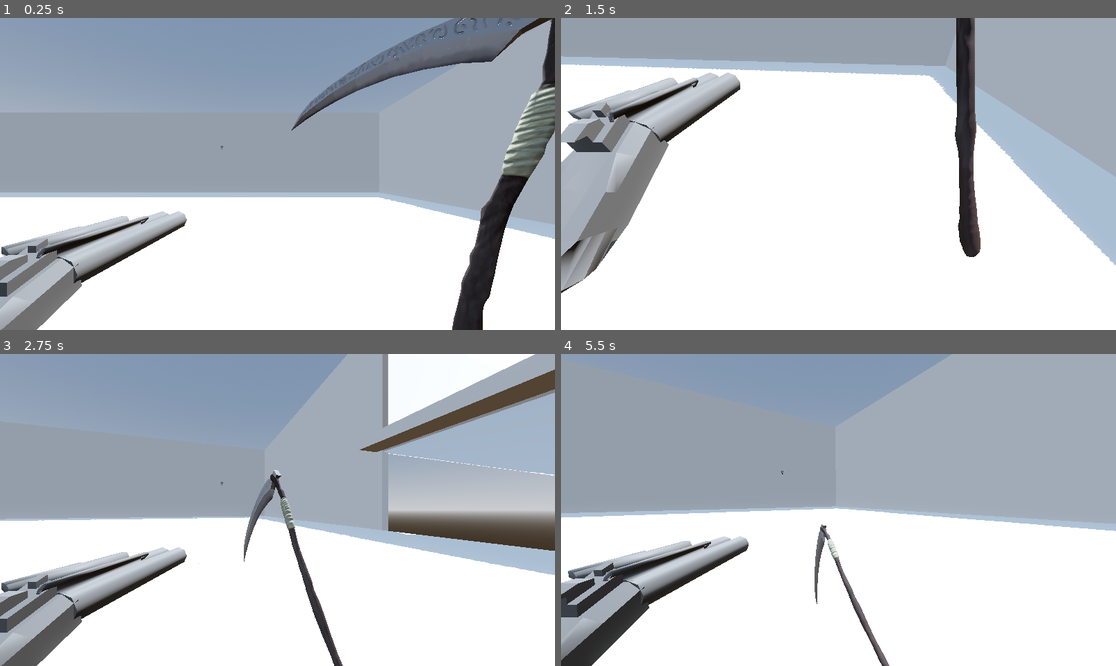
Above: before the commit, frames 1-4 (two rows, left to right).
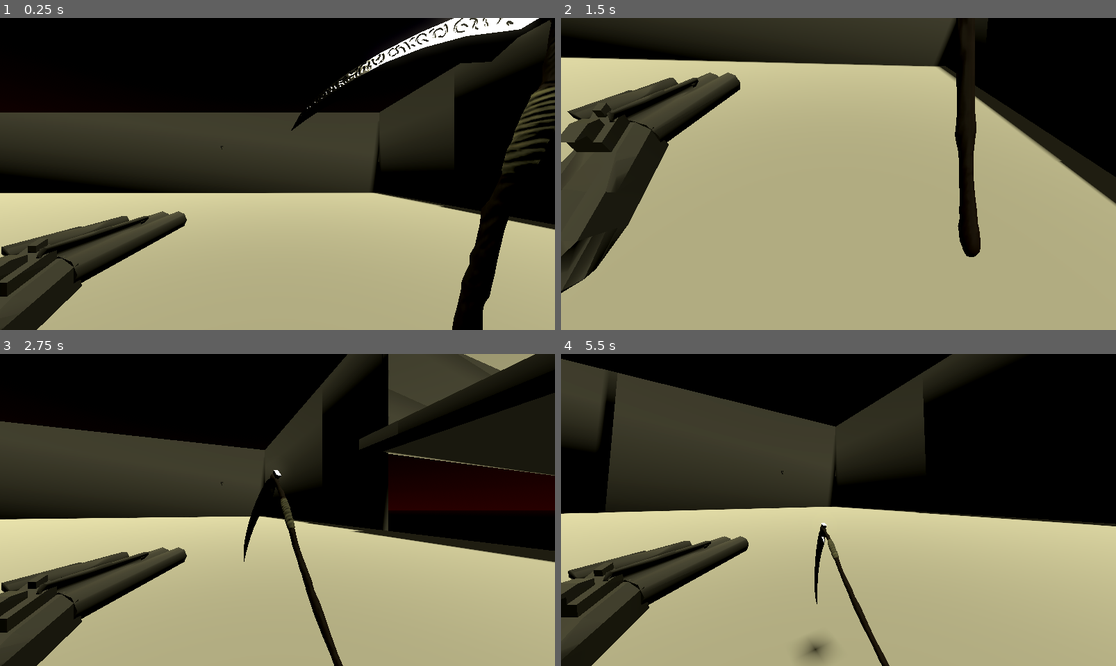
Above: after the commit, the same moments.

Repository: SeminixDev/pandora-boomer-shooter
Game: Godot game, scene res://World/world.tscn
Two runs of this game, one before a commit and one after it. Both use one fixed random seed, a clock stepped at 60 frames per second and the inputs below.
Inputs:
- Up to frame 1 (0.25 s): no input
- Up to frame 2 (1.5 s): hold Right (right1) 0.53-1.28 s; hold S (down2) 0.53-1.28 s; hold Down (down1) from 1.28 s (still down); tap A (left2) at 1.35 s
- Up to frame 3 (2.75 s): release Down (down1) at 2.03 s; hold Right (right1) from 2.03 s (still down); hold D (right2) from 2.03 s (still down)
- Up to frame 4 (5.5 s): release Right (right1) at 2.78 s; release D (right2) at 2.78 s; hold Up (up1) 2.78-3.53 s; tap W (up2) at 2.85 s; hold S (down2) 3.53-4.28 s; hold Left (left1) 3.53-5.03 s; tap A (left2) at 4.35 s; hold Down (down1) from 5.03 s (still down); hold D (right2) from 5.03 s (still down)

The runs differ from the first frame. In frame 1, 100% of the frame differs, in the area x 0-100%, y 0-100%; in frame 2, 100%; in frame 3, 100%; in frame 4, 100%.

Commit message:
Improve world environment

Diff:
--- a/Enemy/base_enemy.tscn
+++ b/Enemy/base_enemy.tscn
@@ -25,7 +25,7 @@
 
 [node name="AggroArea" type="Area3D" parent="." unique_id=305742766]
 unique_name_in_owner = true
-transform = Transform3D(30, 0, 0, 0, 30, 0, 0, 0, 30, 0, 0, 0)
+transform = Transform3D(100, 0, 0, 0, 100, 0, 0, 0, 100, 0, 0, 0)
 collision_layer = 0
 collision_mask = 2
 
--- a/Enemy/leaper_enemy.tscn
+++ b/Enemy/leaper_enemy.tscn
@@ -15,9 +15,6 @@
 leap_damage = 25
 telegraph_duration = 0.7
 attack_cooldown = 4.0
-
-[node name="AggroArea" parent="." index="1" unique_id=305742766]
-transform = Transform3D(40, 0, 0, 0, 40, 0, 0, 0, 40, 0, 0, 0)
 
 [node name="CollisionShape3D" parent="." index="3" unique_id=1782547481]
 transform = Transform3D(1.5, 0, 0, 0, -6.556708e-08, -1.5, 0, 1.5, -6.556708e-08, 0, 0, 0)
--- a/World/world.tscn
+++ b/World/world.tscn
@@ -5,17 +5,22 @@
 [ext_resource type="PackedScene" uid="uid://x6lpxaiqs3bf" path="res://World/spawn_point.tscn" id="4_3f78f"]
 [ext_resource type="PackedScene" uid="uid://c5m0kq5f1kx50" path="res://World/wave_manager.tscn" id="6_bkhv4"]
 
-[sub_resource type="ProceduralSkyMaterial" id="ProceduralSkyMaterial_fj7yv"]
-sky_horizon_color = Color(0.66224277, 0.6717428, 0.6867428, 1)
-ground_horizon_color = Color(0.66224277, 0.6717428, 0.6867428, 1)
+[sub_resource type="ProceduralSkyMaterial" id="ProceduralSkyMaterial_3f78f"]
+sky_top_color = Color(0.039215688, 0, 0.06666667, 1)
+sky_horizon_color = Color(0.23921569, 0, 0.043137256, 1)
+ground_bottom_color = Color(0, 0, 0, 1)
+ground_horizon_color = Color(0.14117648, 0, 0.03137255, 1)
+sun_angle_max = 180.0
+sun_curve = 1e-05
 
 [sub_resource type="Sky" id="Sky_tlwt5"]
-sky_material = SubResource("ProceduralSkyMaterial_fj7yv")
+sky_material = SubResource("ProceduralSkyMaterial_3f78f")
 
 [sub_resource type="Environment" id="Environment_aqk2v"]
 background_mode = 2
+background_color = Color(0.6570455, 0.3329213, 0.37564927, 1)
+background_energy_multiplier = 0.7
 sky = SubResource("Sky_tlwt5")
-tonemap_mode = 2
 glow_enabled = true
 
 [sub_resource type="PlaneMesh" id="PlaneMesh_j8job"]
@@ -29,7 +34,10 @@
 environment = SubResource("Environment_aqk2v")
 
 [node name="DirectionalLight3D" type="DirectionalLight3D" parent="." unique_id=1147341089]
-transform = Transform3D(-0.8660254, -0.43301278, 0.25, 0, 0.49999997, 0.86602545, -0.50000006, 0.75, -0.43301266, 0, 0, 0)
+transform = Transform3D(0.99273217, -0.008625281, 0.1200353, -0.12034477, -0.071150556, 0.9901792, 0, -0.9974283, -0.07167145, 0, 0, 0)
+light_color = Color(0.8509804, 0.83137256, 0.6392157, 1)
+light_energy = 0.4
+light_angular_distance = 37.32
 shadow_enabled = true
 
 [node name="Player" parent="." unique_id=1346923229 instance=ExtResource("1_62w18")]
